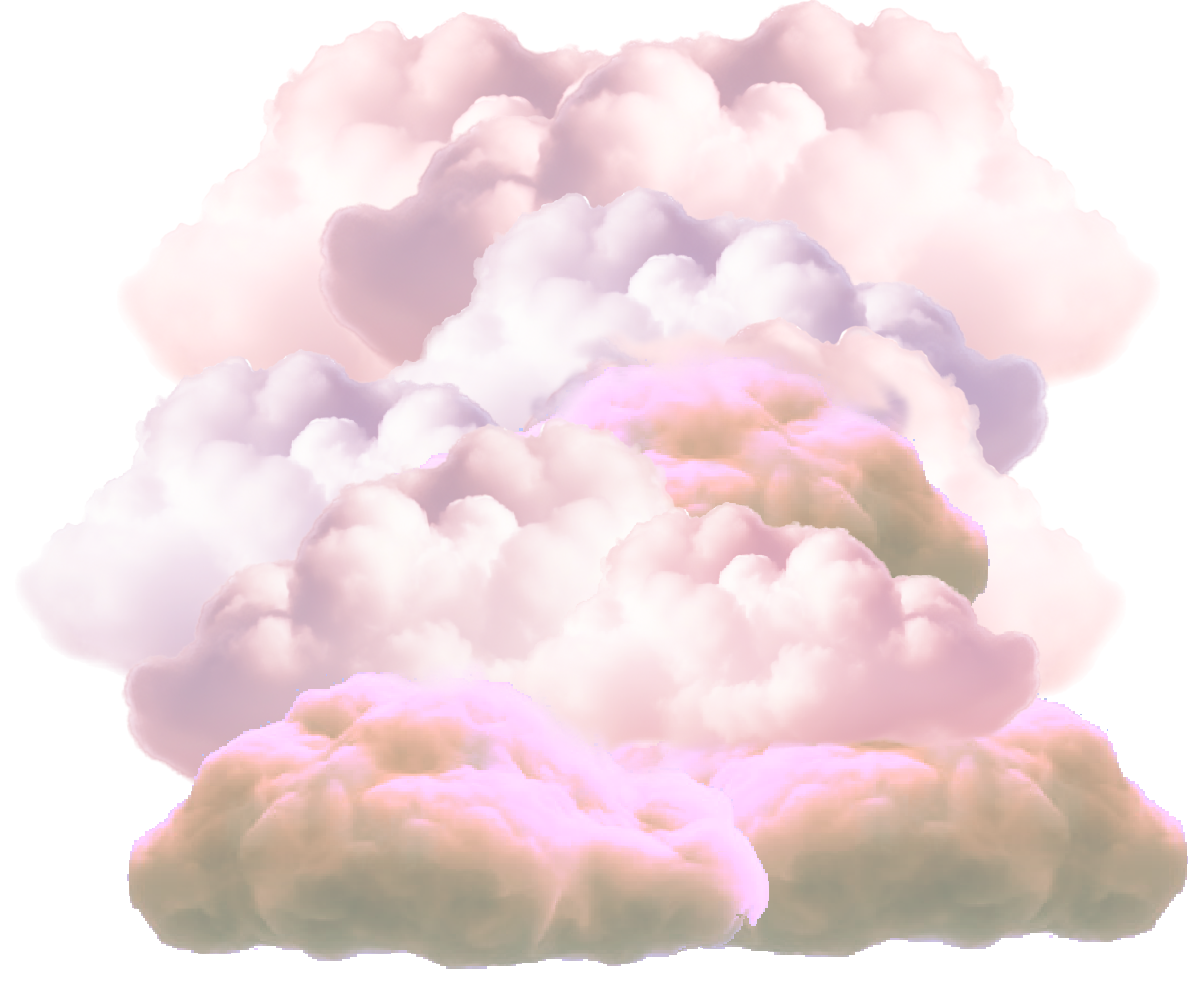
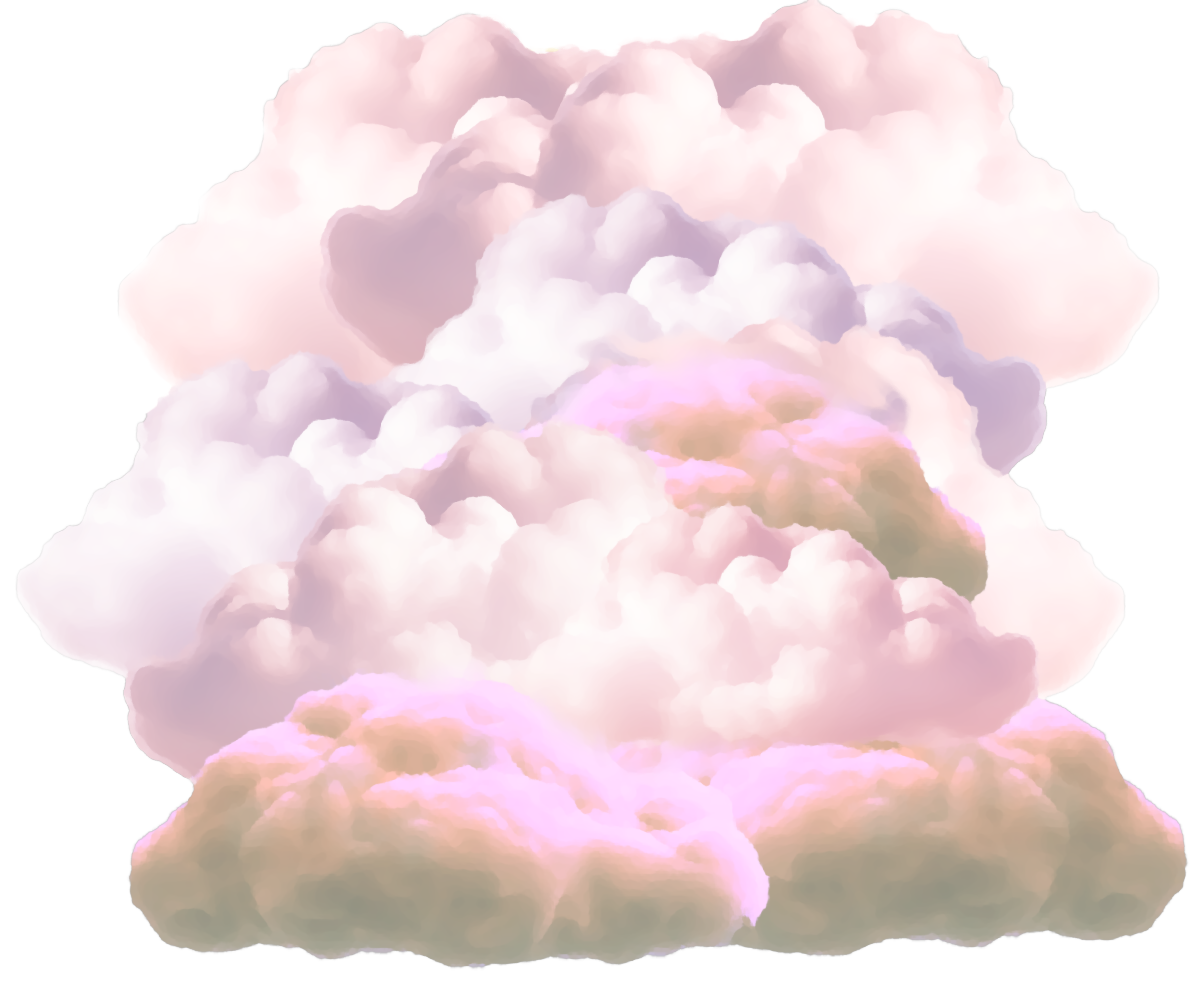
Layer changes from the first 1200×1000 image to the second:
removed layer "cloud.jpg copy #1" over <box>127,644,769,969</box>
removed layer "cloud-again.webp copy #1" over <box>507,502,1042,755</box>
removed layer "cloud-again.webp copy #2" over <box>120,416,815,790</box>
removed layer "cloud.jpg copy" over <box>504,641,1188,957</box>
removed layer "cloud.jpg copy #2" over <box>348,329,990,654</box>
removed layer "cloud-again.webp copy #4" over <box>15,349,711,679</box>
removed layer "cloud-again.webp copy #5" over <box>283,317,1126,717</box>
removed layer "cloud-again.webp copy" over <box>353,186,1049,516</box>
removed layer "cloud-again.webp" over <box>317,0,1160,399</box>
painted on "cloud-again.webp copy #3" over <box>15,0,1189,970</box>
